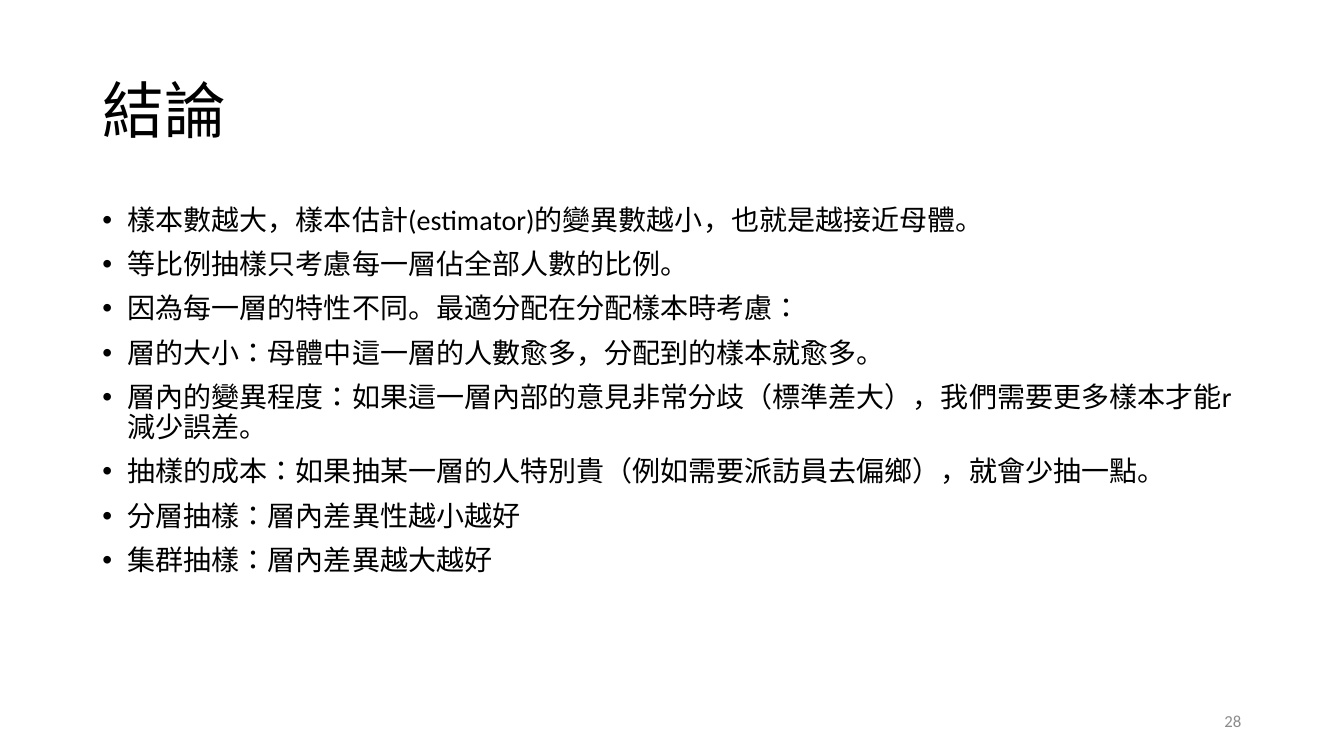
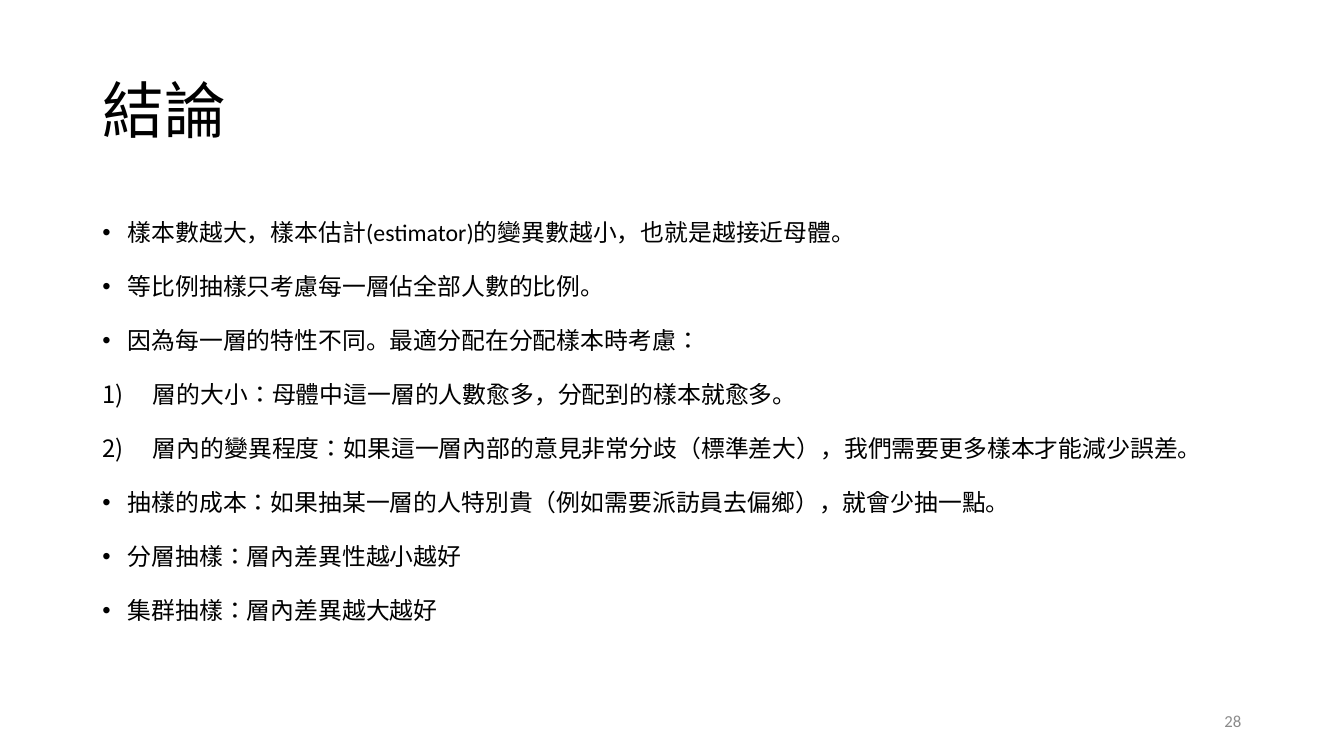
Before and after one commit to TsaiChiahung/PublicOpinion2026, a slide deck: slide 28 of 投影片/民意與調查Week5.pptx. Drawn at 1344x756 pixels with LibreOffice and Linux fonts; fonts in the diff are those of the drawing. Boxes give left, top, right and bottom in pixels: in the first picture for what was removed or moved away, otherwise in the second. Text is boxed around its words. In the diff, an @@ line names an element or a change of style, - is before the commit and + after.

```diff
--- a/投影片/民意與調查Week5.pptx
+++ b/投影片/民意與調查Week5.pptx
@@ text at [128, 221, 1010, 621]: size 20 to 17 pt in "樣本數越大，樣本估計(estimator)的變異數越小，也就是越接近母體。", "等比例抽樣只考慮每一層佔全部人數的比例。", "因為每一層的特性不同。最適分配在分配樣本時考慮：", "層的大小：母體中這一層的人數愈多，分配到的樣本就愈多。" and 3 more places; line spacing 0.9 to 1.4; bullet • to 1) @@
@@ text at [153, 436, 1202, 460]: text changed; size 20 to 17 pt @@
-• 層內的變異程度：如果這一層內部的意見非常分歧（標準差大），我們需要更多樣本才能r減少誤差。
+2) 層內的變異程度：如果這一層內部的意見非常分歧（標準差大），我們需要更多樣本才能減少誤差。
```
